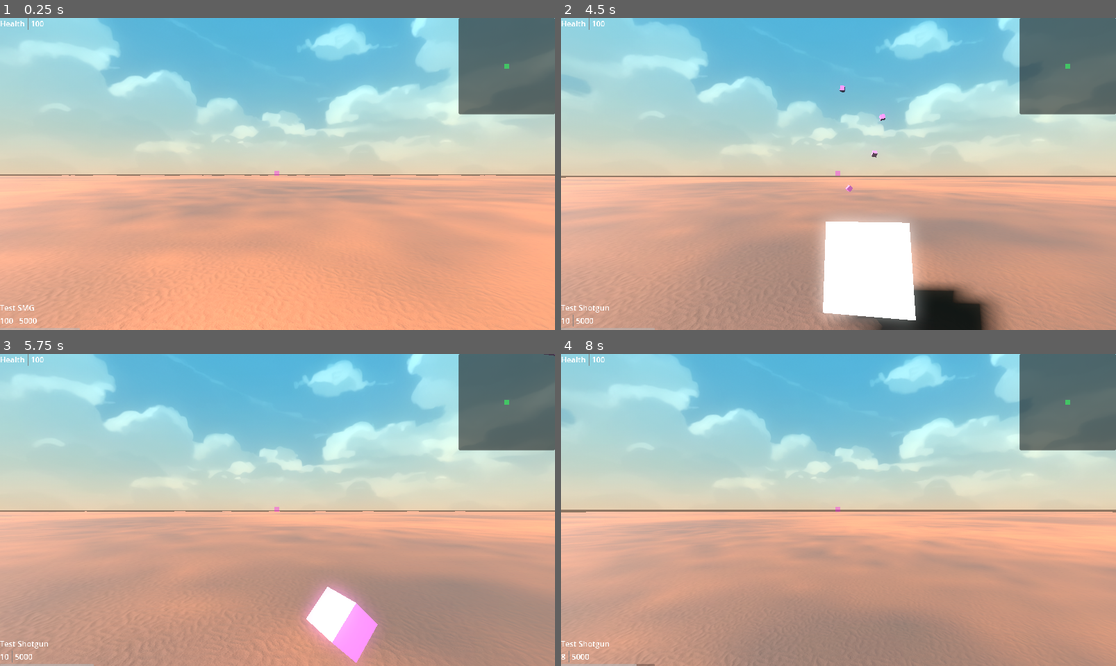
Above: before the commit, frames 1-4 (two rows, left to right).
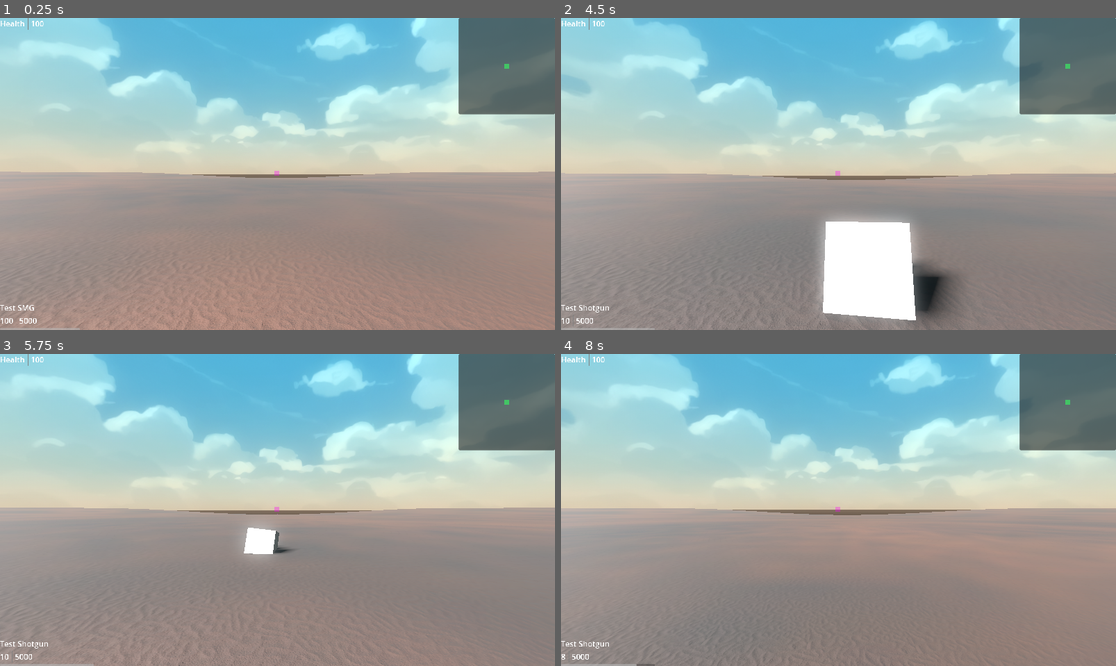
Above: after the commit, the same moments.

Repository: mabanana/FPS-Project-A
Game: Godot game, scene res://test_scene.tscn
Same seed, same stepped clock (60 frames per second), same inputs: the game is played once before the commit and once after it.
Inputs (mouse positions are in pixels of both pictures, inside the frame that each line leads up to):
- Up to frame 1 (0.25 s): no input
- Up to frame 2 (4.5 s): tap Enter (ui_accept) at 0.5, 0.77, 1.52, 3.02, 3.77 s; move the mouse to (866, 174) at 0.52 s; hold Q (drop_equip) 0.53-1.28 s; hold Up (ui_up) from 0.53 s (still down); move the mouse to (810, 174) at 1.27 s; tap E (interact) at 1.35 s; move the mouse to (849, 167) at 2.02 s; press the mouse at (849, 167) at 2.03 s; move the mouse to (832, 180) at 2.77 s; release the mouse at (832, 180) at 2.78 s; right-click (832, 180) at 2.85 s; move the mouse to (877, 177) at 3.52 s; hold Shift (sprint) 3.53-4.28 s; move the mouse to (794, 170) at 4.27 s; tap Q (drop_equip) at 4.35 s
- Up to frame 3 (5.75 s): keep holding Up (ui_up); tap Enter (ui_accept) at 4.52 s; move the mouse to (283, 510) at 5.02 s; hold E (interact) from 5.03 s (still down)
- Up to frame 4 (8 s): move the mouse to (816, 503) at 5.77 s; release Up (ui_up) at 5.78 s; release E (interact) at 5.78 s; hold Right (ui_right) 5.78-6.53 s; click (816, 503) at 5.85 s; tap Enter (ui_accept) at 6.02, 6.77, 7.52 s; move the mouse to (866, 510) at 6.52 s; hold Right mouse button (right_click) 6.53-7.28 s; hold Up (ui_up) from 6.53 s (still down); move the mouse to (810, 510) at 7.27 s; tap Shift (sprint) at 7.35 s

The runs differ from the first frame. In frame 1, 50% of the frame differs, in the area x 0-100%, y 49-100%; in frame 2, 44%; in frame 3, 47%; in frame 4, 47%.

Commit message:
Update Map

Diff:
--- a/test_scene.tscn
+++ b/test_scene.tscn
@@ -34,7 +34,11 @@
 
 [sub_resource type="BoxMesh" id="BoxMesh_d7rov"]
 
+[sub_resource type="StandardMaterial3D" id="StandardMaterial3D_g2o2r"]
+albedo_color = Color(0.2739, 0.83, 0.292437, 1)
+
 [sub_resource type="BoxMesh" id="BoxMesh_18jpo"]
+material = SubResource("StandardMaterial3D_g2o2r")
 size = Vector3(1, 3, 1)
 
 [sub_resource type="BoxShape3D" id="BoxShape3D_qqwvd"]
@@ -47,19 +51,19 @@
 colors = PackedColorArray(0.306923, 0.306923, 0.306923, 1, 1, 1, 1, 1)
 
 [sub_resource type="NoiseTexture2D" id="NoiseTexture2D_cjkkw"]
+seamless_blend_skirt = 1.0
 color_ramp = SubResource("Gradient_sutnm")
 noise = ExtResource("8_6ga63")
 
 [sub_resource type="NoiseTexture2D" id="NoiseTexture2D_xk6tv"]
-seamless = true
-seamless_blend_skirt = 0.686
 as_normal_map = true
+bump_strength = 12.5
 noise = ExtResource("8_6ga63")
 
 [sub_resource type="ShaderMaterial" id="ShaderMaterial_2bwsn"]
 render_priority = 0
 shader = ExtResource("7_7oa2x")
-shader_parameter/height_scale = 0.3
+shader_parameter/height_scale = 0.5
 shader_parameter/albedo = Vector3(0.49, 0.23, 0.08)
 shader_parameter/noise = SubResource("NoiseTexture2D_cjkkw")
 shader_parameter/normalmap = SubResource("NoiseTexture2D_xk6tv")
@@ -136,7 +140,7 @@
 transform = Transform3D(1, 0, 0, 0, 1, 0, 0, 0, 1, 0, -3, 0)
 
 [node name="Walls" type="StaticBody3D" parent="Map"]
-transform = Transform3D(1, 0, 0, 0, 1, 0, 0, 0, 1, 0, -22, 0)
+transform = Transform3D(10, 0, 0, 0, 10, 0, 0, 0, 10, 0, -22, 0)
 
 [node name="CollisionShape3D" type="CollisionShape3D" parent="Map/Walls"]
 transform = Transform3D(1, 0, 0, 0, 1, 0, 0, 0, 1, 0, 51, 0)
--- a/test_shader.gdshader
+++ b/test_shader.gdshader
@@ -8,7 +8,7 @@
 varying vec2 tex_position;
 
 void vertex() {
-	VERTEX.y += cos(VERTEX.x / 10.0) * sin(VERTEX.z / 10.0) - 1.0;
+	VERTEX.y += (cos(VERTEX.x / 100.0) * sin(VERTEX.z / 100.0) * 10.0) - ( cos(VERTEX.x / 70.0) * sin(VERTEX.z / 70.0) * 8.0);
 	float height = texture(noise, UV).x;
 	tex_position = VERTEX.xz / 2.0 + 0.5;
 	VERTEX.y += height;
@@ -18,7 +18,7 @@
 void fragment() {
 	float noise_map = texture(noise, UV).r;
 	ALBEDO = albedo;
-	ALBEDO *= vec3(noise_map);
+	ALBEDO *= vec3(noise_map) * 0.5;
 	METALLIC = -0.2;
   	ROUGHNESS = 0.9;
 	NORMAL_MAP = texture(normalmap, tex_position).xyz;
Not shown: 1 places in test_scene.tscn that only renumber resources
